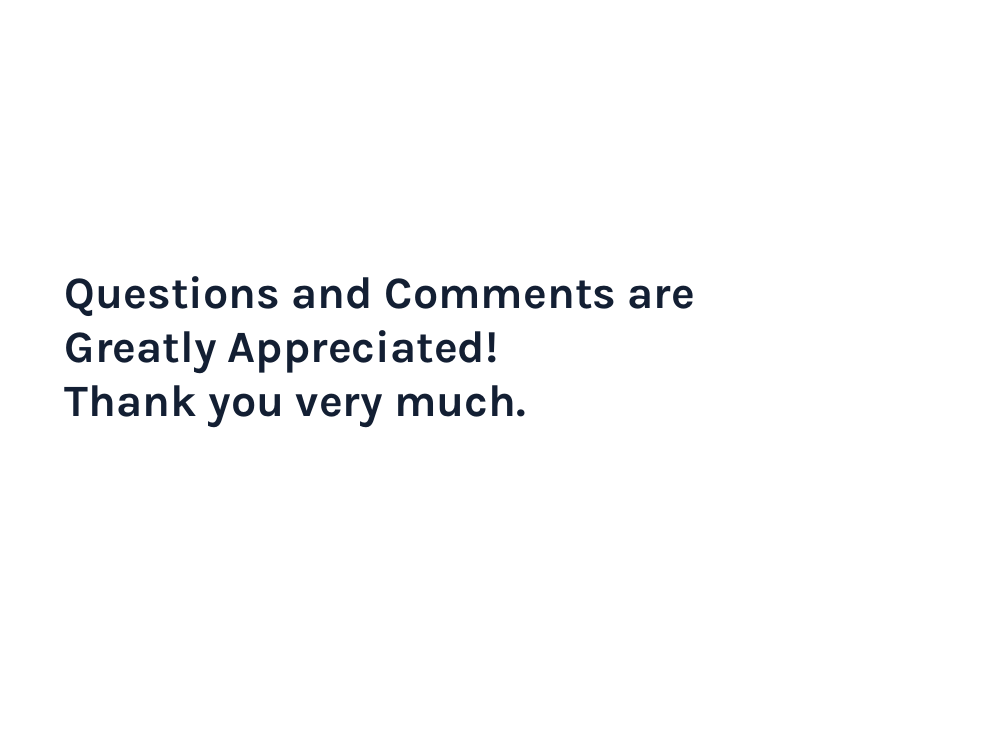
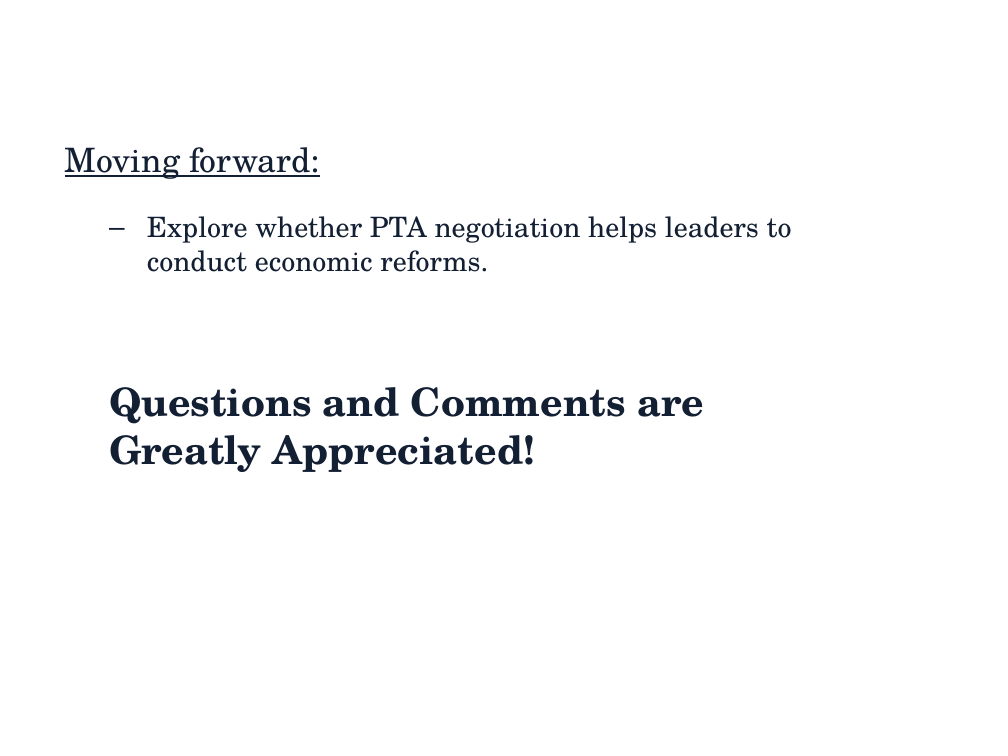
Before and after one commit to LucieLuS/First-year-Paper, a slide deck: slide 21 of Drafts at different points/Presentation slides_Sep10.pptx (slide 20 before the commit). Drawn at 1008x756 pixels with LibreOffice and Linux fonts; fonts in the diff are those of the drawing; background and template pictures are left out. Boxes give left, top, right and bottom in pixels: in the first picture for what was removed or moved away, otherwise in the second. Text is boxed around its words. In the diff, an @@ line names an element or a change of style, - is before the commit and + after.

```diff
--- a/Drafts at different points/Presentation slides_Sep10.pptx
+++ b/Drafts at different points/Presentation slides_Sep10.pptx
@@ text at (65,147,792,472): text changed; size 32 to 20 pt; font Karla to TeX Gyre Schola; bold off @@
-Questions and Comments are Greatly Appreciated!
-Thank you very much.
+Moving forward:
+  – Explore whether PTA negotiation helps leaders to conduct economic reforms.
+  Questions and Comments are Greatly Appreciated!
```
Also in this commit, not shown: 11 other slides changed, 1 slide added, 15 other files.
